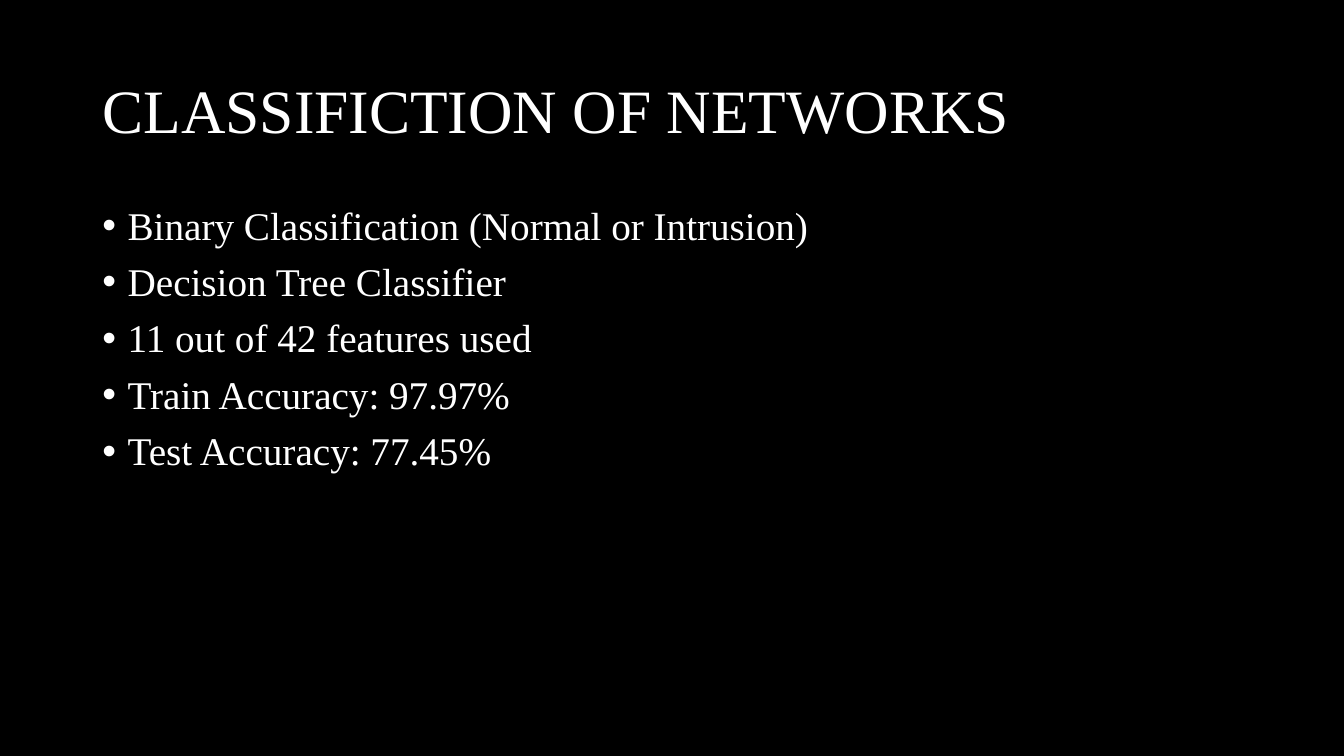
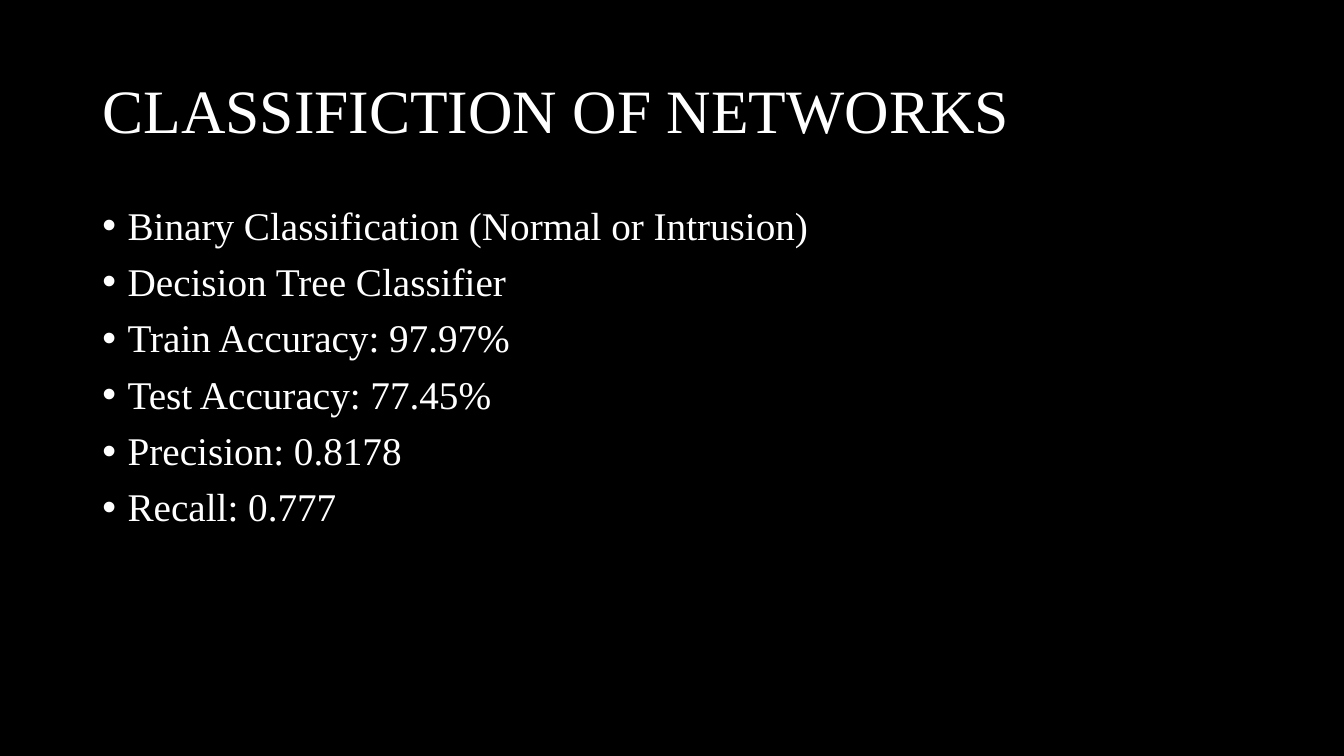
Before and after one commit to rojinadeuja/NSL-KDD-Network-Security, a slide deck: slide 8 of NSL_KDD_Network_Security_Analysis.pptx (slide 7 before the commit). Drawn at 1344x756 pixels with LibreOffice and Linux fonts; fonts in the diff are those of the drawing. Boxes give left, top, right and bottom in pixels: in the first picture for what was removed or moved away, otherwise in the second. Text is boxed around its words. In the diff, an @@ line names an element or a change of style, - is before the commit and + after.

```diff
--- a/NSL_KDD_Network_Security_Analysis.pptx
+++ b/NSL_KDD_Network_Security_Analysis.pptx
@@ text at bbox=[128, 324, 532, 353]: paragraph removed @@
-• 11 out of 42 features used
@@ text at bbox=[128, 439, 402, 522]: paragraphs added @@
+• Precision: 0.8178
+• Recall: 0.777
```
Also in this commit, not shown: 1 other slide changed, 1 slide added.
